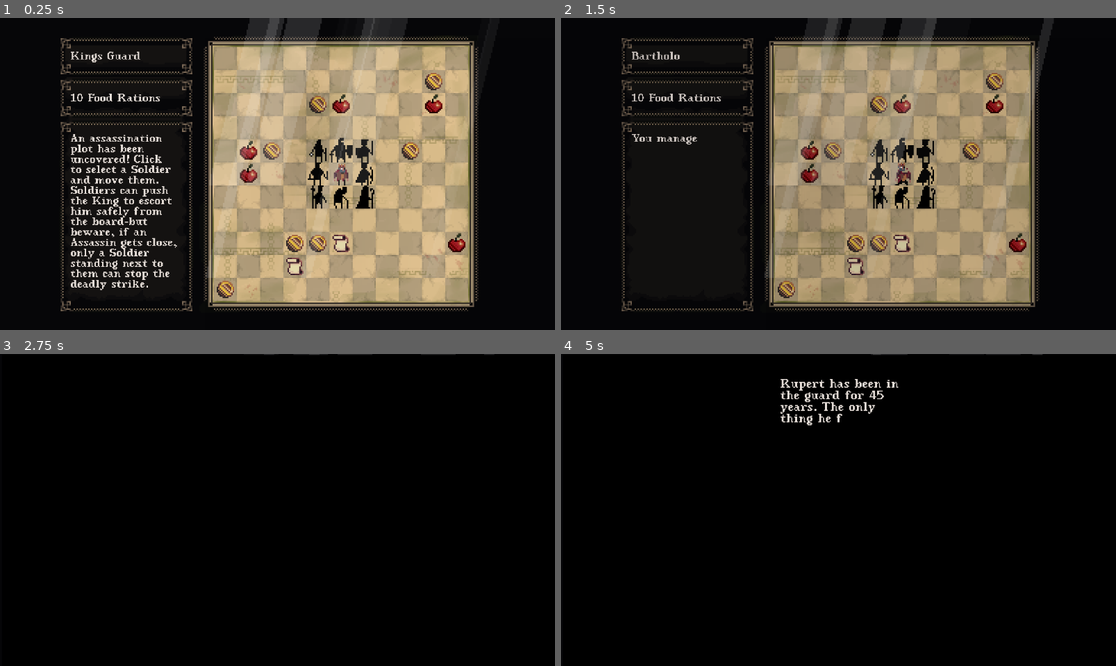
Above: before the commit, frames 1-4 (two rows, left to right).
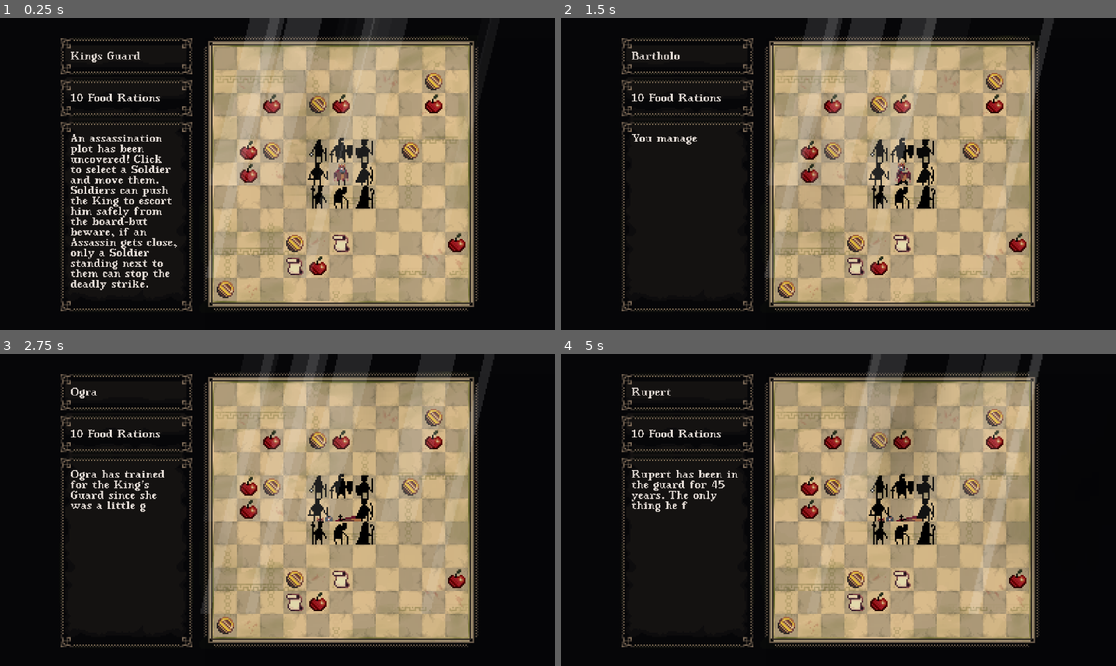
Above: after the commit, the same moments.

Repository: ibirothe/kings-rescue
Game: Godot game, scene res://Scenes/Level.tscn
The game is run twice, just before and just after one commit, with the same random seed, the same clock (stepped at 60 frames per second) and the same inputs. Sound files missing from this copy of the repository are replaced by a short silence.
Inputs (mouse positions are in pixels of both pictures, inside the frame that each line leads up to):
- Up to frame 1 (0.25 s): no input
- Up to frame 2 (1.5 s): tap Enter at 0.5 s; move the mouse to (877, 152) at 0.52 s; click (877, 152) at 0.6 s; move the mouse to (899, 152) at 1.27 s; tap L (Magic) at 1.35 s
- Up to frame 3 (2.75 s): click (338, 488) at 1.55 s; move the mouse to (366, 488) at 2.02 s; click (366, 488) at 2.1 s
- Up to frame 4 (5 s): move the mouse to (927, 510) at 2.77 s; click (927, 510) at 2.85 s; move the mouse to (927, 531) at 3.52 s; tap L (Magic) at 3.6 s; click (927, 531) at 3.8 s; move the mouse to (899, 531) at 4.27 s; click (899, 531) at 4.35 s

The runs differ from the first frame. In frame 1, 0.4% of the frame differs, in the area x 47-59%, y 24-83%; in frame 2, 9.2%; in frame 3, 46%, in the area x 10-90%, y 0-94%; in frame 4, 45%.
Error after the commit: Invalid call to function 'win_fade_out' in base 'Node2D (game_manager.gd)'. Expected 1 arguments. (res://Scripts/trap.gd:30)

Commit message:
fade out timer

Diff:
--- a/kings-rescue/Scripts/game_manager.gd
+++ b/kings-rescue/Scripts/game_manager.gd
@@ -21,9 +21,9 @@
 var cycle_odd = true
 var currently_moving = false
 var party_ended = false
-@export var coins_number = 7
-@export var food_number = 5
-@export var trap_number = 18
+@export var coins_number = 6
+@export var food_number = 7
+@export var trap_number = 14
 @export var informant_number = 2
 @onready var king: CharacterBody2D = $"../King"
 var informantion = []
@@ -65,9 +65,9 @@
 		AudioManager.stop_music()
 		if party_ended == false:
 			GlobalDifficulty.losses +=1
-			var win_text = "Your food stores are depleted. The soldiers begin to fall one by one-and soon, the king does as well. If you only listened to my instructions... \n \nWINS:" + str(GlobalDifficulty.wins) + "\n \nLOSSES:" + str(GlobalDifficulty.losses) + "\n \nDIFFICULTY:" + str(GlobalDifficulty.difficulty) + "\n \nHistory keeps repeating itself! Press 'R' to retry and keep an eye on your Food Rations"
-			GlobalText.set_text(win_text)
-			win_fade_out()
+			GlobalText.set_text("")
+			var lose_text = "Your food stores are depleted. The soldiers begin to fall one by one-and soon, the king does as well. If you only listened to my instructions... \n \nWINS:" + str(GlobalDifficulty.wins) + "\n \nLOSSES:" + str(GlobalDifficulty.losses) + "\n \nDIFFICULTY:" + str(GlobalDifficulty.difficulty) + "\n \nHistory keeps repeating itself! Press 'R' to retry and keep an eye on your Food Rations"
+			win_fade_out(lose_text)
 			party_ended = true
 
 	if Input.is_action_just_pressed("Restart"):
@@ -239,7 +239,10 @@
 func refire_king():
 	king.king()
 
-func win_fade_out():
+func win_fade_out(display_text, wait_time = 1.8):
+	# Wait for the timer to complete before proceeding
+	await get_tree().create_timer(wait_time).timeout
+
 	print("Fade out")
 	# Screen fade
 	var tween = create_tween().set_trans(Tween.TRANS_LINEAR)
@@ -252,6 +255,6 @@
 	if win_lose_label:
 		var text_tween = create_tween()
 		text_tween.tween_property(win_lose_label, "modulate:a", 1.0, 1.0)
-		print("Text fade started")
+		GlobalText.set_text(display_text)
 	else:
 		print("Cannot fade label - not found!")
--- a/kings-rescue/Scripts/informant.gd
+++ b/kings-rescue/Scripts/informant.gd
@@ -34,9 +34,9 @@
 		if body.assassin == true:
 			var i = round(randf_range(0, 9))
 			GlobalText.set_text(assassin_manuals[i])
-		elif body.mercenary == true:
-			var i = round(randf_range(0, 4))
-			GlobalText.set_text(mercenary_manuals[i])
+		#elif body.mercenary == true:
+		#	var i = round(randf_range(0, 4))
+		#	GlobalText.set_text(mercenary_manuals[i])
 		else:
 			GlobalText.set_text(str(info))
 		# Delete the item
--- a/kings-rescue/Scripts/king.gd
+++ b/kings-rescue/Scripts/king.gd
@@ -44,10 +44,10 @@
 		win_anim()
 		if game_manager.party_ended == false:
 			GlobalDifficulty.wins +=1
+			GlobalText.set_text("")
 			var win_text = "The King hath fled, the traitors dangle, and order is restored. Dost thou sleep soundly now, oh righ …(304 unchanged characters)…
-			GlobalText.set_text(win_text)
 			GlobalDifficulty.difficulty =+1
-			game_manager.win_fade_out()
+			game_manager.win_fade_out(win_text)
 			game_manager.party_ended = true
 
 func king():
--- a/kings-rescue/Scripts/soldier.gd
+++ b/kings-rescue/Scripts/soldier.gd
@@ -101,8 +101,8 @@
 			if game_manager.party_ended == false:
 				GlobalDifficulty.losses +=1
 				var lose_text = "Without cautious eyes watching, the assassins were able to kill the King. Your mission failed, the …(331 unchanged characters)…
-				GlobalText.set_text(lose_text)
-				game_manager.win_fade_out()
+				GlobalText.set_text("")
+				game_manager.win_fade_out(lose_text)
 				game_manager.party_ended = true
 				AudioManager.play_sound("player_hurt")
 
@@ -140,7 +140,7 @@
 	if get_parent().soldier_changing == false and im_new == true:
 		im_new = false
 		active = true
-	if Input.is_action_just_pressed("left_click") and get_parent().click_resolved == false:
+	if Input.is_action_just_pressed("left_click") and get_parent().click_resolved == false and game_manager.party_ended == false:
 		var click_pos = get_global_mouse_position()
 		# If clicked far from character, return to inactive
 		var click_distance = click_pos-center.global_position
@@ -163,7 +163,7 @@
 	match current_state:
 		State.INACTIVE:
 			return
-	if not Input.is_action_just_pressed("left_click"):
+	if not Input.is_action_just_pressed("left_click") or game_manager.party_ended:
 		return
 	var click_pos = get_global_mouse_position()
 
@@ -252,7 +252,7 @@
 
 
 func _on_area_2d_input_event(viewport: Node, event: InputEvent, shape_idx: int) -> void:
-	if Input.is_action_just_pressed("left_click"):
+	if Input.is_action_just_pressed("left_click") and game_manager.party_ended == false:
 		if dead == true:
 			GlobalText.set_text("He's dead, Jim.")
 		else:
